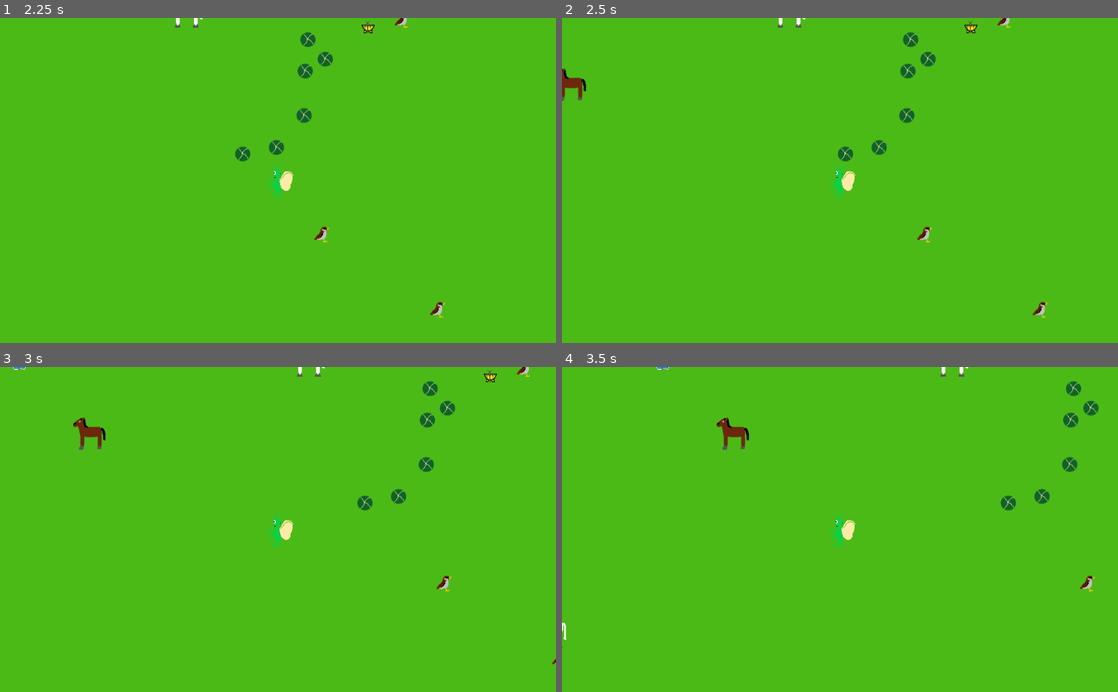
Above: before the commit, frames 1-4 (two rows, left to right).
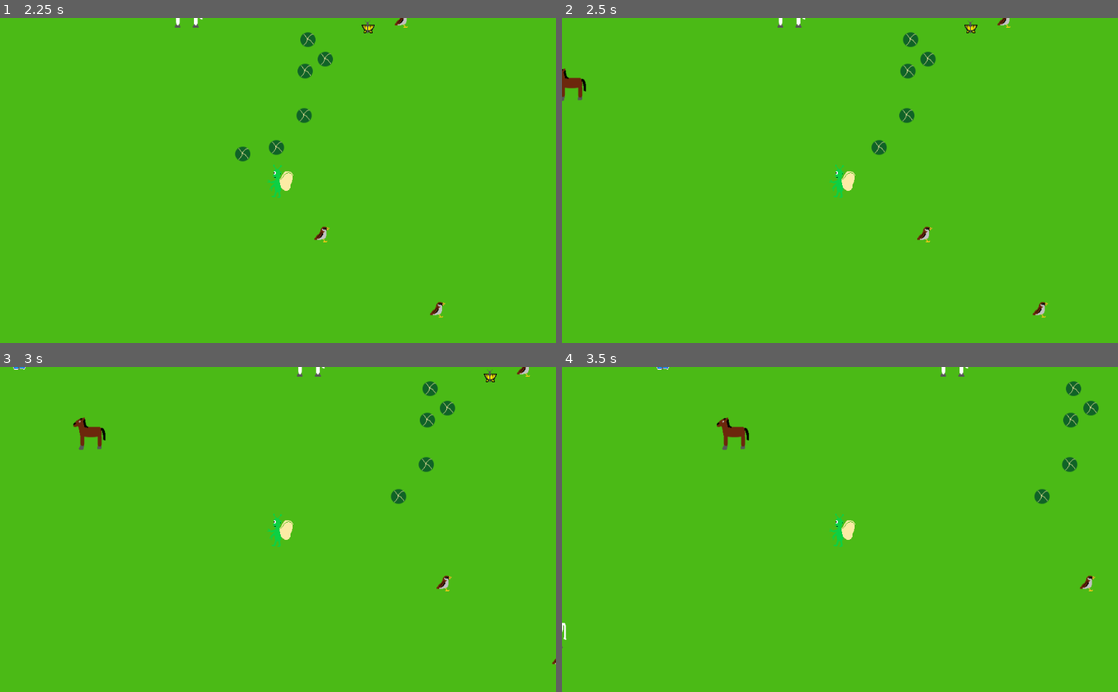
Above: after the commit, the same moments.

Repository: KimMcLelland/FaeQuest
Game: Godot game, scene res://Plains.tscn
Same seed, same stepped clock (60 frames per second), same inputs: the game is played once before the commit and once after it. This scene is started directly instead of the project's main scene.
Inputs:
- Up to frame 1 (2.25 s): tap Enter at 0.5 s; hold Up (ui_up) 0.53-2.03 s; hold Left (ui_left) from 2.03 s (still down)
- Up to frame 2 (2.5 s): keep holding Left (ui_left)
- Up to frame 3 (3 s): keep holding Left (ui_left)
- Up to frame 4 (3.5 s): keep holding Left (ui_left)

Frame 1 is identical in both runs. In frame 2, 0.1% of the frame differs, in the area x 49-53%, y 39-45%; in frame 3, 0.1%; in frame 4, 0.1%.

Commit message:
Cabbages collectable

Diff:
--- /dev/null
+++ b/Cabbage.gd
@@ -0,0 +1,18 @@
+extends Area2D
+
+
+
+
+
+func _ready():
+	pass
+
+
+
+#func _process(delta):
+#	pass
+
+
+func _on_Cabbage_body_shape_entered(body_id, body, body_shape, local_shape):
+	if body.name == "Player":
+		queue_free()
--- a/Cabbage.tscn
+++ b/Cabbage.tscn
@@ -1,11 +1,13 @@
-[gd_scene load_steps=3 format=2]
+[gd_scene load_steps=4 format=2]
 
 [ext_resource path="res://Assets/Sprites/cabbage.png" type="Texture" id=1]
+[ext_resource path="res://Cabbage.gd" type="Script" id=2]
 
 [sub_resource type="CircleShape2D" id=1]
 radius = 19.5913
 
 [node name="Cabbage" type="Area2D"]
+script = ExtResource( 2 )
 __meta__ = {
 "_edit_group_": true
 }
@@ -15,3 +17,5 @@
 
 [node name="CollisionShape2D" type="CollisionShape2D" parent="."]
 shape = SubResource( 1 )
+
+[connection signal="body_shape_entered" from="." to="." method="_on_Cabbage_body_shape_entered"]
